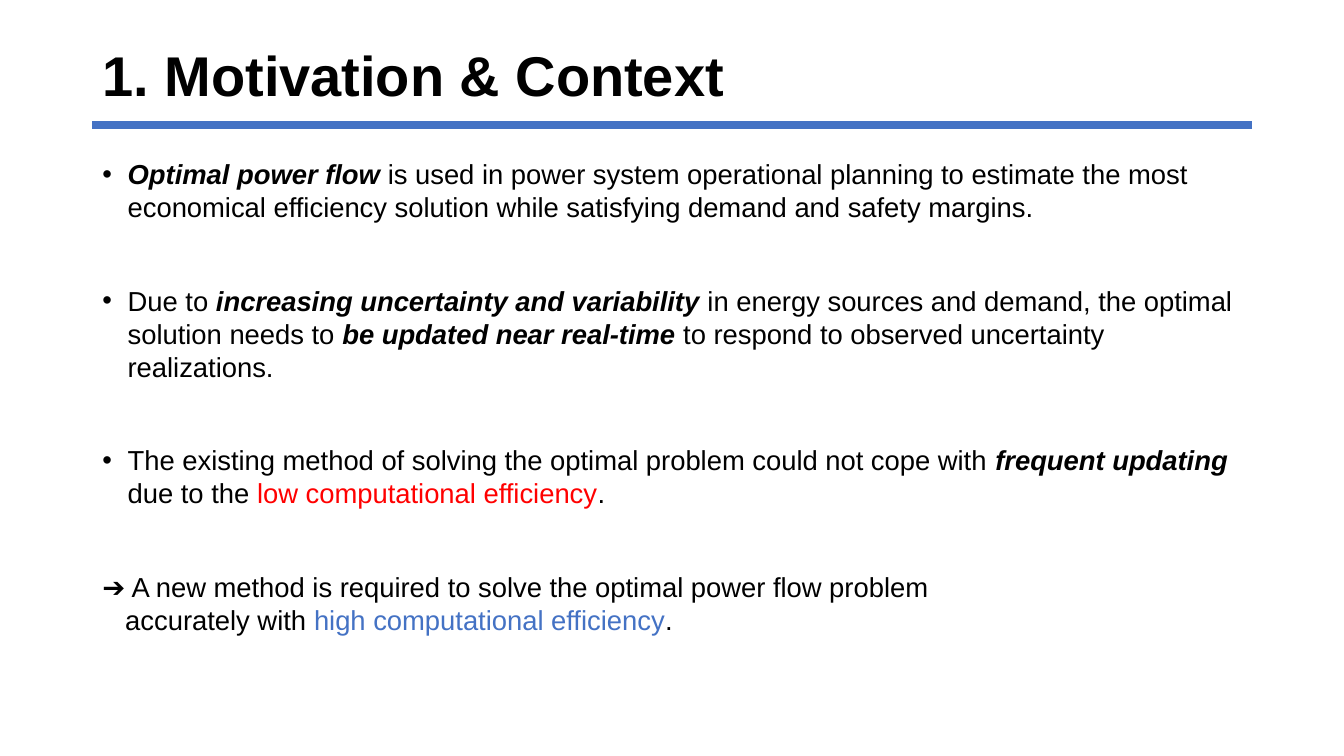
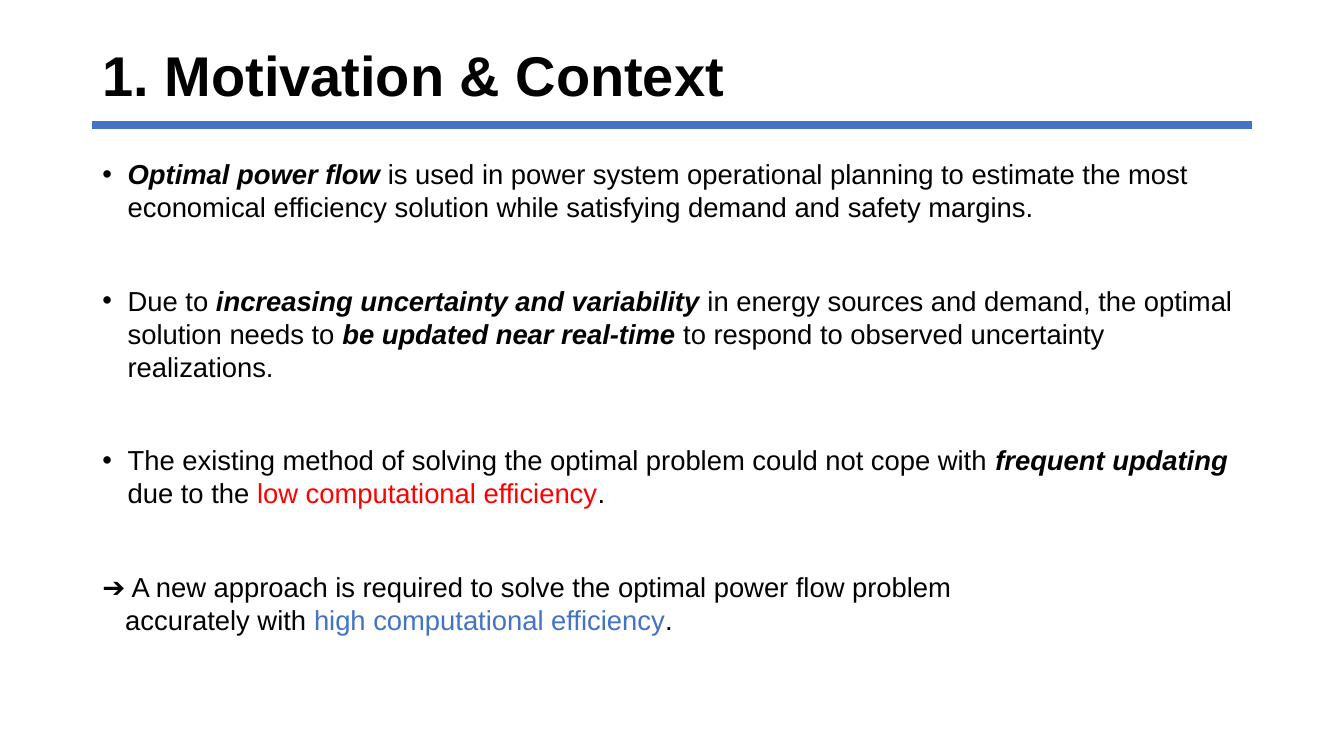
Before and after one commit to jhyun0919/Project_EE394V_SPR2020, a slide deck: slide 3 of report/Park.pptx. Drawn at 1344x756 pixels with LibreOffice and Linux fonts; fonts in the diff are those of the drawing. Boxes give left, top, right and bottom in pixels: in the first picture for what was removed or moved away, otherwise in the second. Text is boxed around its words. In the diff, an @@ line names an element or a change of style, - is before the commit and + after.

Commit message:
presentation slides

```diff
--- a/report/Park.pptx
+++ b/report/Park.pptx
@@ text at <box>125,577,951,636</box>: text changed @@
-➔ A new method is required to solve the optimal power flow problem
-accurately with high computational efficiency.
+➔ A new approach is required to solve the optimal power flow problem
+accurately with high computational efficiency.
```
Also in this commit, not shown: 7 other slides changed.
